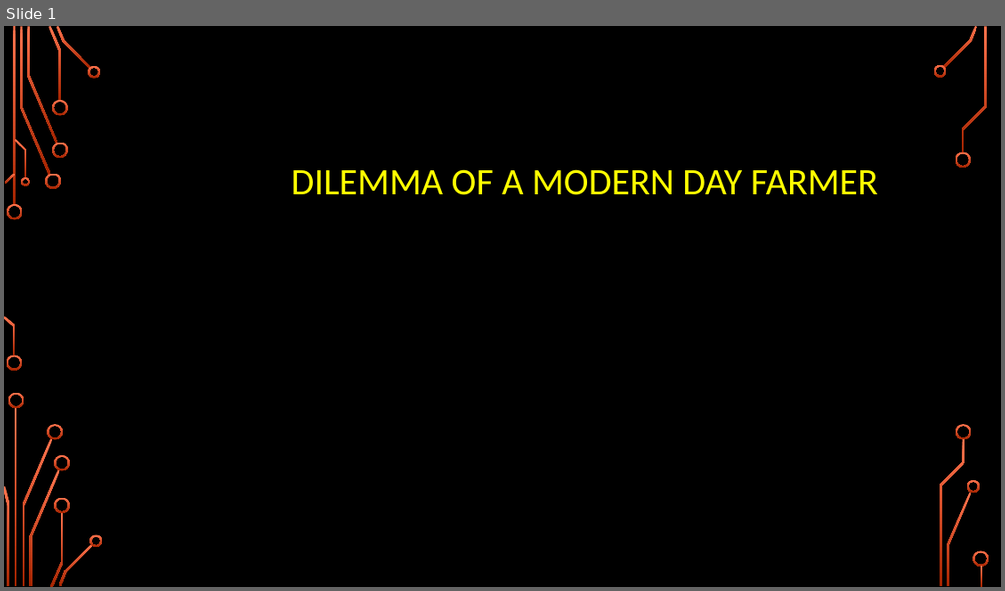
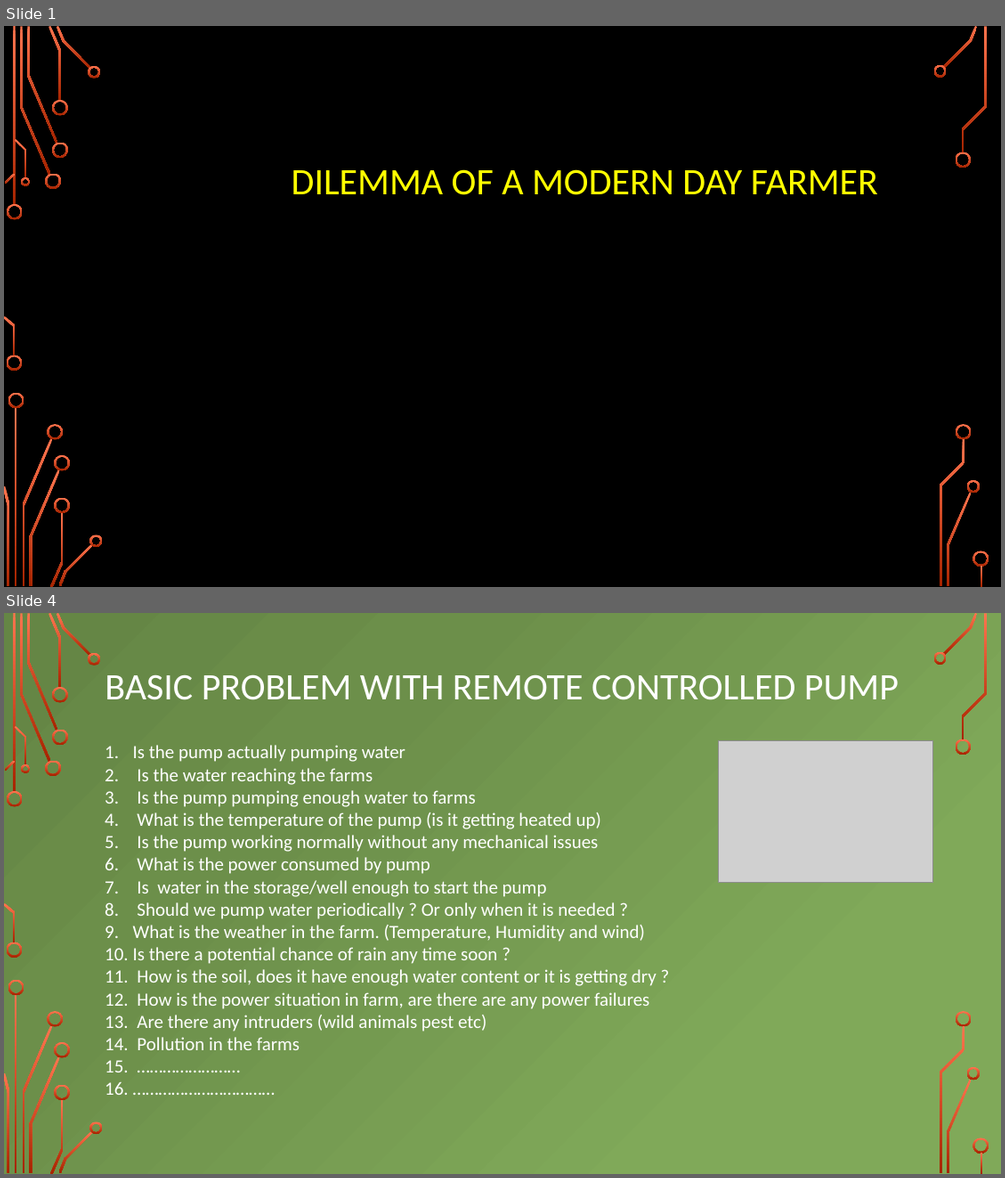
Before and after one commit to girishsukukumar/IoTWorkshop, a slide deck: Module-4.pptx. Shown one above the other, each under a label of ours: slide 1 before the commit, slides 1 and 4 after it; the slides between them are not shown. The pictures are 1005x591 and 1005x1178 pixels, drawn with LibreOffice and Linux fonts; fonts in the diff are those of the drawing; grey boxes stand for pictures; background and template pictures are left out. Boxes give left, top, right and bottom in pixels: in the first picture for what was removed or moved away, otherwise in the second. Text is boxed around its words. In the diff, an @@ line names an element or a change of style, - is before the commit and + after.

```diff
--- a/Module-4.pptx
+++ b/Module-4.pptx
@@ slide 4 added at (x1=4, y1=613, x2=1001, y2=1174), background picture (left out); not listed: 36 template elements that a slide beside it also shows @@
@@ title added at (x1=105, y1=674, x2=898, y2=700), 36 pt, text #FFFFFF @@
+BASIC PROBLEM WITH REMOTE CONTROLLED PUMP
@@ text added at (x1=133, y1=745, x2=656, y2=1050), 18 pt, text #FFFFFF @@
+1. Is the pump actually pumping water
+2. Is the water reaching the farms
+3. Is the pump pumping enough water to farms
+4. What is the temperature of the pump (is it getting heated up)
+5. Is the pump working normally without any mechanical issues
+6. What is the power consumed by pump
+7. Is water in the storage/well enough to start the pump
+8. Should we pump water periodically ? Or only when it is needed ?
+9. What is the weather in the farm. (Temperature, Humidity and wind)
+10. Is there a potential chance of rain any time soon ?
+11. How is the soil, does it have enough water content or it is getting dry ?
+12. How is the power situation in farm, are there are any power failures
+13. Are there any intruders (wild animals pest etc)
+14. Pollution in the farms
+15. ……………………
+16. ……………………………
@@ picture added at (x1=718, y1=741, x2=933, y2=883) @@
```
Also in this commit, not shown: 7 other slides added, 2 slides removed.
